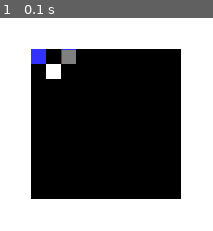
Above: before the commit, frame 1.
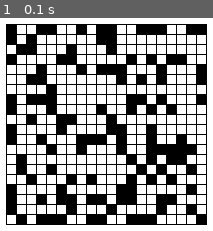
Above: after the commit, the same moment.

Repository: natiiimm/pygameaula
Game: pygame game, started from maze001.py
The game is run twice, just before and just after one commit, with the same random seed, the same clock (stepped at 60 frames per second) and the same inputs.
Inputs:
- Up to frame 1 (0.1 s): no input

The runs differ from the first frame. In frame 1, 47% of the frame differs, in the area x 2-98%, y 2-98%.

Commit message:
Monta um labirinto utilizando o algoritmo Aldous-Broder. falta, ainda, a a rotina para solução do labirinto. Cores e dimensões são personalizáveis.

Diff:
--- a/maze001.py
+++ b/maze001.py
@@ -9,8 +9,10 @@
 
 import pygame
 import sys
-#from enum import Enum
+import copy
+import random
 from random import randint
+
 
 class ArestasFechadas:
     def __init__(self, superior, inferior, esquerda, direita):
@@ -19,20 +21,24 @@
         self.esquerda = esquerda
         self.direita = direita
 
+
 class Celula:
-    def __init__(self, arestasFechadas, corPreenchimento, corLinha, visited):
+    def __init__(self, arestasFechadas, corPreenchimento, corVisitada, corLinha, corAberta, visitada, aberta):
         self.arestasFechadas = arestasFechadas
         self.corPreenchimento = corPreenchimento
+        self.corVisitada = corVisitada
         self.corLinha = corLinha
-        self.visited = visited
-
-    def corPreenchimento(self):
+        self.corAberta = corAberta
+        self.visited = visitada
+        self.aberta = aberta
+
+    def get_corPreenchimento(self):
         return self.corPreenchimento
 
-    def arestasFechadas(self):
+    def get_arestasFechadas(self):
         return self.arestasFechadas
 
-    def visited(self):
+    def is_visited(self):
         return self.visited
 
     def desenhar(self, tela, x, y, aresta):
@@ -40,38 +46,56 @@
         # y : linha
 
         # calcula as posicoes de desenho das linhas de cada aresta
-        arSuperiorIni = (x,y)
-        arSuperiorFim = (x+aresta,y)
-        arInferiorIni = (x,y+aresta)
-        arInferiorFim = (x+aresta,y+aresta)
-        arEsquerdaIni = (x,y)
-        arEsquerdaFim = (x,y+aresta)
-        arDireitaIni  = (x+aresta,y)
-        arDireitaFim  = (x+aresta,y+aresta)
+        arSuperiorIni = (x, y)
+        arSuperiorFim = (x + aresta, y)
+        arInferiorIni = (x, y + aresta)
+        arInferiorFim = (x + aresta, y + aresta)
+        arEsquerdaIni = (x, y)
+        arEsquerdaFim = (x, y + aresta)
+        arDireitaIni = (x + aresta, y)
+        arDireitaFim = (x + aresta, y + aresta)
 
         # preenche a célula com a cor definida
-        pygame.draw.rect(tela, self.corPreenchimento, (x,y,aresta,aresta))
+        if (self.aberta):
+            pygame.draw.rect(tela, self.corAberta, (x, y, aresta, aresta))
+        else:
+            pygame.draw.rect(tela, self.corPreenchimento, (x, y, aresta, aresta))
+
+        pygame.draw.line(tela, self.corLinha, arSuperiorIni, arSuperiorFim)
+        pygame.draw.line(tela, self.corLinha, arInferiorIni, arInferiorFim)
+        pygame.draw.line(tela, self.corLinha, arEsquerdaIni, arEsquerdaFim)
+        pygame.draw.line(tela, self.corLinha, arDireitaIni, arDireitaFim)
+
+        '''
         # linha superior
-        if(self.arestasFechadas.superior):
+        if (self.arestasFechadas.superior):
             pygame.draw.line(tela, self.corLinha, arSuperiorIni, arSuperiorFim)
         # linha inferior
-        if(self.arestasFechadas.inferior):
+        if (self.arestasFechadas.inferior):
             pygame.draw.line(tela, self.corLinha, arInferiorIni, arInferiorFim)
         # linha esquerda
-        if(self.arestasFechadas.esquerda):
+        if (self.arestasFechadas.esquerda):
             pygame.draw.line(tela, self.corLinha, arEsquerdaIni, arEsquerdaFim)
         # linha direita
-        if(self.arestasFechadas.direita):
+        if (self.arestasFechadas.direita):
             pygame.draw.line(tela, self.corLinha, arDireitaIni, arDireitaFim)
+        '''
+        '''
+        pygame.draw.line(tela, self.corLinha, arSuperiorIni, arSuperiorFim)
+        pygame.draw.line(tela, self.corLinha, arInferiorIni, arInferiorFim)
+        pygame.draw.line(tela, self.corLinha, arEsquerdaIni, arEsquerdaFim)
+        pygame.draw.line(tela, self.corLinha, arDireitaIni, arDireitaFim)
+        '''
+
 
 class AldousBroder:
-    def __init__(self, matriz, qtLinhas, qtColunas, aresta, celulaPadrao):
-        self.matriz = matriz
+    def __init__(self, qtLinhas, qtColunas, aresta, celulaPadrao):
+        self.matriz = Malha(qtLinhas, qtColunas, aresta, celulaPadrao)
         self.qtLinhas = qtLinhas
         self.qtColunas = qtColunas
         self.aresta = aresta
         self.celulaPadrao = celulaPadrao
-        #self.visitados = []
+        # self.visitados = []
 
     def __len__(self):
         return len(self.matriz)
@@ -80,48 +104,52 @@
         return iter(self.matriz)
 
     def resetaLabirinto(self):
-        #celulaPadrao = Celula(ArestasFechadas(False, False, False, False), xxx, (255,255,255), False)
         for linha in range(self.qtLinhas):
             for coluna in range(self.qtColunas):
-                self.matriz[linha][coluna] = self.celulaPadrao
+                self.matriz[linha][coluna] = copy.deepcopy(self.celulaPadrao)
 
     def SorteiaCelulaVizinha(self, linhaCelulaAtual, colunaCelulaAtual):
         encontrou = False
-        while(encontrou == False):
-            linhaVizinha = linhaCelulaAtual + randint(-1,1)
-            colunaVizinha = colunaCelulaAtual + randint(-1,1)
-            if(linhaVizinha >= 0 and linhaVizinha < self.qtLinhas and colunaVizinha >= 0 and colunaVizinha < self.qtColunas):
+        while (encontrou == False):
+            linhaVizinha = linhaCelulaAtual + randint(-1, 1)
+            colunaVizinha = colunaCelulaAtual + randint(-1, 1)
+            if (
+                    linhaVizinha >= 0 and linhaVizinha < self.qtLinhas and colunaVizinha >= 0 and colunaVizinha < self.qtColunas):
                 encontrou = True
 
         return linhaVizinha, colunaVizinha
 
-
     def GeraLabirinto(self):
 
         self.resetaLabirinto()
 
         unvisitedCells = self.qtLinhas * self.qtColunas
-        #cont = 0
         currentCellLine, currentCellColumn, neighCellLine, neighCellColumn = -1, -1, -1, -1
-        #guess = -1
 
         # sorteia uma célula qualquer
-        currentCellLine   = randint(0, self.qtLinhas-1)
-        currentCellColumn = randint(0, self.qtColunas-1)
-
-        while(unvisitedCells > 0):
-
-             # Sorteia um vizinho qualquer da célula atual
-             neighCellLine, neighCellColumn = self.SorteiaCelulaVizinha(currentCellLine, currentCellColumn)
-
-             if(self.matriz[neighCellLine][neighCellColumn].visited == False):
+        currentCellLine = randint(0, self.qtLinhas - 1)
+        currentCellColumn = randint(0, self.qtColunas - 1)
+
+        while (unvisitedCells > 0):
+
+            # Sorteia um vizinho qualquer da célula atual
+            neighCellLine, neighCellColumn = self.SorteiaCelulaVizinha(currentCellLine, currentCellColumn)
+
+            if (self.matriz[neighCellLine][neighCellColumn].visited == False):
                 # incluir aqui a rotina paar abrir uma passagem. Por enquanto, apenas pinta a célula
+                self.matriz[currentCellLine][currentCellColumn].aberta = True
                 self.matriz[neighCellLine][neighCellColumn].visited = True
-                self.matriz[neighCellLine][neighCellColumn].corPreenchimento = (0,255,0)
+                '''
+                self.matriz[currentCellLine][currentCellColumn].aberta = True
+                self.matriz[neighCellLine][neighCellColumn].aberta     = True
+                self.matriz[neighCellLine][neighCellColumn].visited    = True
+                self.matriz[neighCellLine][neighCellColumn].corPreenchimento = (0, 255, 0)
+                '''
                 unvisitedCells -= 1
-                #cont += 1
-
-             currentCellLine, currentCellColumn = neighCellLine, neighCellColumn
+                # cont += 1
+
+            currentCellLine, currentCellColumn = neighCellLine, neighCellColumn
+
 
 class Malha:
     def __init__(self, qtLinhas, qtColunas, aresta, celulaPadrao):
@@ -129,7 +157,6 @@
         self.qtColunas = qtColunas
         self.aresta = aresta
         self.celulaPadrao = celulaPadrao
-        #self.matriz = self.GeraMatriz(qtLinhas, qtColunas, celulaPadrao)
         self.matriz = self.GeraMatriz()
 
     def __len__(self):
@@ -152,7 +179,8 @@
         for i in range(self.qtLinhas):
             linha = []
             for j in range(self.qtColunas):
-                linha.append(self.celulaPadrao)
+                #newCell = copy.deepcopy(self.celulaPadrao)
+                linha.append(copy.deepcopy(self.celulaPadrao))
             matriz.append(linha)
         return matriz
 
@@ -162,55 +190,28 @@
                 self.matriz[linha][coluna].desenhar(tela, x + coluna * self.aresta, y + linha * self.aresta, self.aresta)
 
 
-
-'''
-def AbreRotas(matriz, corRota):
-    for linha in range(1, len(matriz)):
-        for coluna in range(1, len(matriz[linha])):
-            if(matriz[linha][coluna].arestasFechadas.direita == False):
-                matriz[linha][coluna+1].arestasFechadas.esquerda = False
-                #matriz[linha][coluna+1].corPreenchimento = corRota
-                #matriz[linha][coluna].corPreenchimento   = corRota
-'''
-
-
-
-
-
-
-
 def main():
     pygame.init()
 
     ### definição das cores
-    azul     = ( 50, 50,  255)
-    preto    = (  0,   0,   0)
-    branco   = (255, 255, 255)
-    vermelho = (255,   0,   0)
-    cinza    = (128, 128, 128)
+    azul = (50, 50, 255)
+    preto = (0, 0, 0)
+    branco = (255, 255, 255)
+    vermelho = (255, 0, 0)
+    cinza = (128, 128, 128)
 
     # Dimensões da janela
     [largura, altura] = [600, 300]
 
     ### Dimensões da malha (matriz NxM)
-    N = 10  # número de linhas
-    M = 10  # número de colunas
-    aresta = 15 # dimensão dos lados das células
-
-    celulaPadrao = Celula(ArestasFechadas(False,False,False,False), preto, vermelho, False)
-    #matriz = GeraMatriz(N, M, celulaPadrao)
-    matriz = Malha(N, M, aresta, celulaPadrao)
-    labirinto = AldousBroder(matriz, N, M, aresta, celulaPadrao)
-
-    # valores de teste das paredes abertas e coloração das células
-    #matriz[0][0] = Celula(ArestasFechadas(0,0,0,0), azul, branco)
-    labirinto.matriz[0][2] = Celula(ArestasFechadas(True, True, True, True), cinza, azul, True)
-    labirinto.matriz[0][0] = Celula(ArestasFechadas(False, False, False, False), azul, branco, False)
-    labirinto.matriz[1][1] = Celula(ArestasFechadas(False, False, False, False), branco, azul, False)
-    #matriz[1][0] = Celula(ArestasFechadas(0, 0, 0, 0), branco, vermelho)
-    #matriz[2][2] = Celula(ArestasFechadas(0, 0, 0, 0), azul, preto)
-    ###AbreRotas(matriz, cinza)
-
+    N = 20  # número de linhas
+    M = 20  # número de colunas
+    aresta = 10  # dimensão dos lados das células
+
+    # cores: preenchimento - visitada - linha - aberta
+    celulaPadrao = Celula(ArestasFechadas(False, False, False, False), preto, cinza, preto, branco,False, False)
+    labirinto = AldousBroder(N, M, aresta, celulaPadrao)
+    labirinto.GeraLabirinto()
 
     # Cria a janela
     tela = pygame.display.set_mode((largura, altura))
@@ -229,9 +230,9 @@
         tela.fill(branco)
 
         ### centraliza a grade na janela
-        [linha, coluna] = ((tela.get_width()  - (M * aresta)) // 2,
+        [linha, coluna] = ((tela.get_width() - (M * aresta)) // 2,
                            (tela.get_height() - (N * aresta)) // 2)
-        #desenhar_grade(tela, linha, coluna, aresta, N, M, matriz)
+        # desenhar_grade(tela, linha, coluna, aresta, N, M, matriz)
         labirinto.matriz.DesenhaLabirinto(tela, linha, coluna)
 
         ### atualiza a tela
